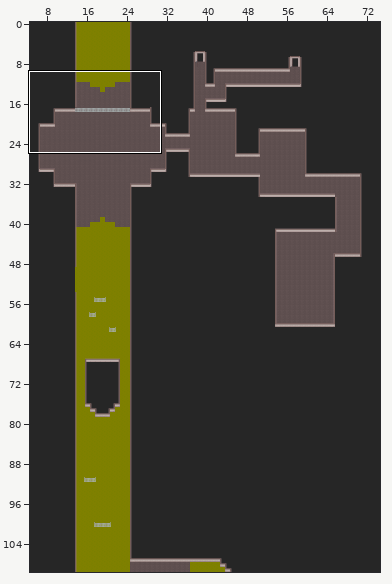
Two states of a Tiled map, scenes/map/sewageSection.tmx. Above: a wide view before the commit, with the close-up outlined.
Close-up. Old version:
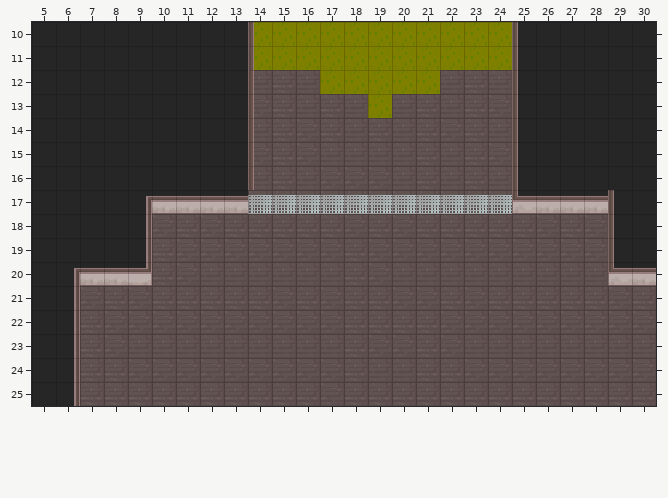
Cells are 16x16 px. Shown: x 5..30, y 10..25. The commit also changed other parts of the map, which this record leaves out.
Now the later version:
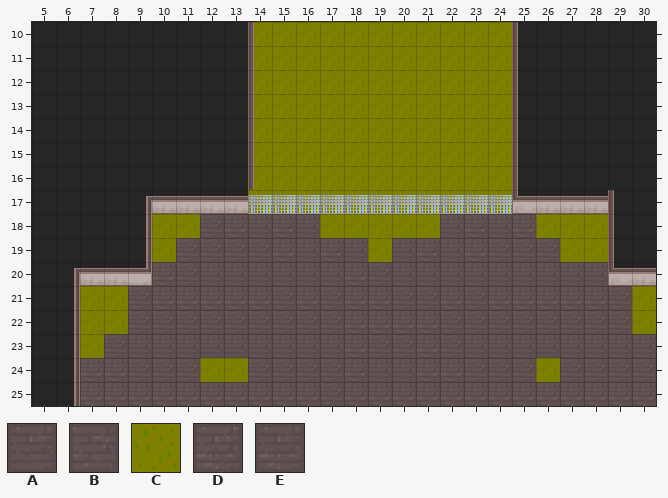
Key: from "tileset": A 314, B 346, C 406, D 407, E 439.
_ is an empty cell, . an unchanged one.
Edits made:
--- layer "Floor, background and sewage"
@@ x 10..28 @@
-12 ....ADA.....ADA....
-13 ....BEADA.ADAEB....
-14 ....ADBEADAEBDA....
-15 ....BEBAAAADAEB....
-16 ....ADABBBADADA....
-17 ....BEBBEBBEBEB....
-18 BE.....EBEBE....BEB
-19 E........B.......BB
+12 ....CCC.....CCC....
+13 ....CCCCC.CCCCC....
+14 ....CCCCCCCCCCC....
+15 ....CCCCCCCCCCC....
+16 ....CCCCCCCCCCC....
+17 ....CCCCCCCCCCC....
+18 CC.....CCCCC....CCC
+19 C........C.......CC
@@ x 7..30 @@
-21 BE.....................E
-22 EB.....................B
-23 E.......................
-24 .....BB............B....
+21 CC.....................C
+22 CC.....................C
+23 C.......................
+24 .....CC............C....
Boxes around the changes in both close-ups, in picture pixels (x1, y1, x2, y2):
changed: (248, 70, 512, 262)
changed: (152, 214, 200, 262)
changed: (536, 214, 608, 262)
changed: (80, 286, 128, 358)
changed: (632, 286, 656, 334)
changed: (200, 358, 248, 382)
changed: (536, 358, 560, 382)
